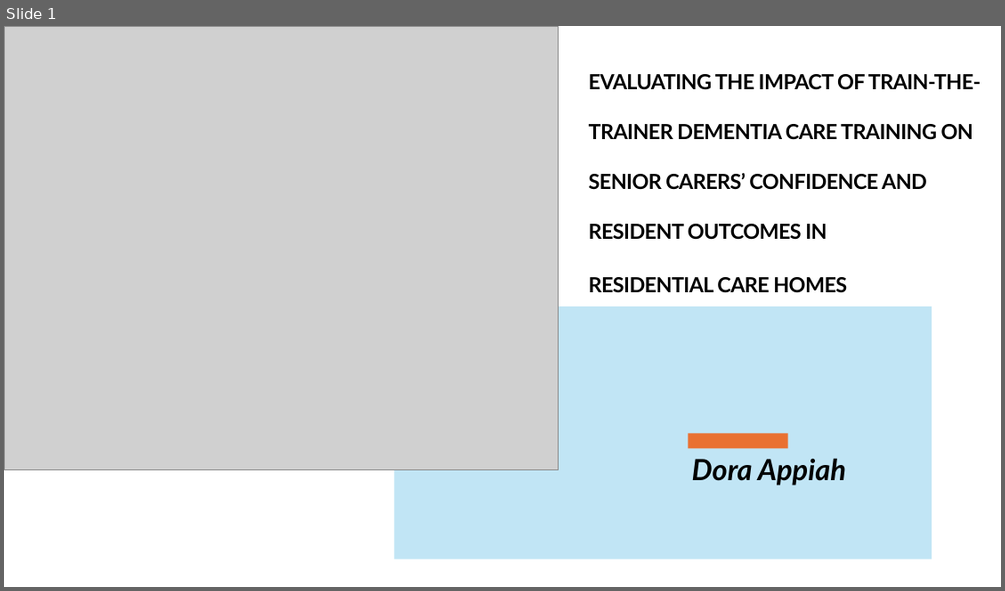
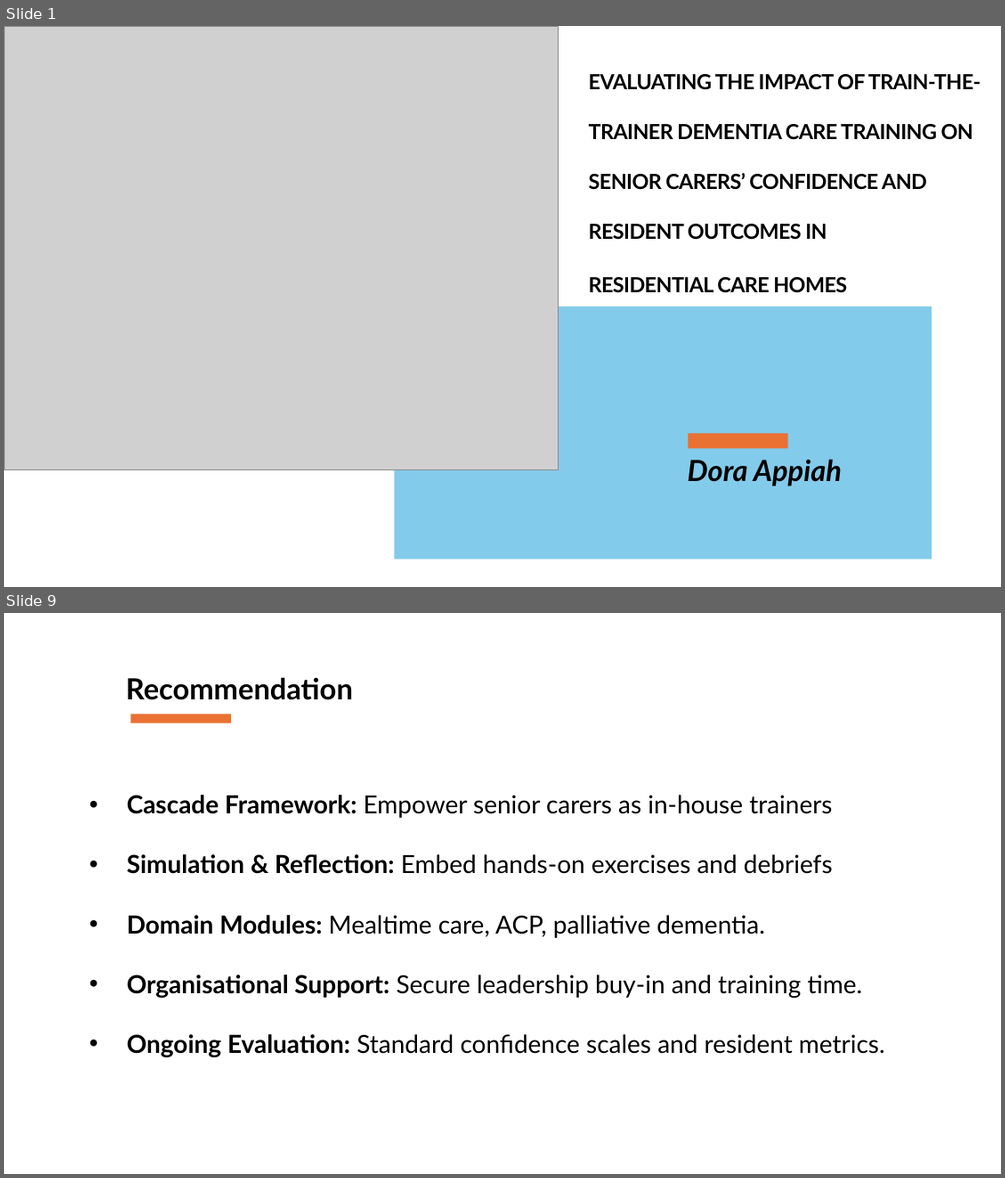
Before and after one commit to Gbekoilias/M-618-4171-HSC, a slide deck: Deliverables/Task 3.pptx. Shown one above the other, each under a label of ours: slide 1 before the commit, slides 1 and 9 after it; the slides between them are not shown. The pictures are 1005x591 and 1005x1178 pixels, drawn with LibreOffice and Linux fonts; fonts in the diff are those of the drawing; grey boxes stand for pictures. Boxes give left, top, right and bottom in pixels: in the first picture for what was removed or moved away, otherwise in the second. Text is boxed around its words. In the diff, an @@ line names an element or a change of style, - is before the commit and + after.

```diff
--- a/Deliverables/Task 3.pptx
+++ b/Deliverables/Task 3.pptx
@@ slide 9 added at (x1=4, y1=613, x2=1001, y2=1174), background #FFFFFF @@
@@ text added at (x1=126, y1=677, x2=353, y2=700), 28 pt, text #000000, bold @@
+Recommendation
@@ rectangle added at (x1=131, y1=714, x2=231, y2=723), fill #E97132 @@
@@ text added at (x1=127, y1=795, x2=885, y2=1057), 24 pt, text #000000 @@
+• Cascade Framework: Empower senior carers as in‐house trainers
+• Simulation & Reflection: Embed hands‐on exercises and debriefs
+• Domain Modules: Mealtime care, ACP, palliative dementia.
+• Organisational Support: Secure leadership buy‐in and training time.
+• Ongoing Evaluation: Standard confidence scales and resident metrics.
@@ slide 1 changed as well @@
@@ rectangle at (x1=395, y1=306, x2=932, y2=559): fill #C1E5F5 to #83CBEB @@
@@ text "Dora Appiah" moved from (x1=692, y1=458, x2=846, y2=485) to (x1=688, y1=459, x2=841, y2=486) @@
```
Also in this commit, not shown: 7 other slides added, 3 other files.
